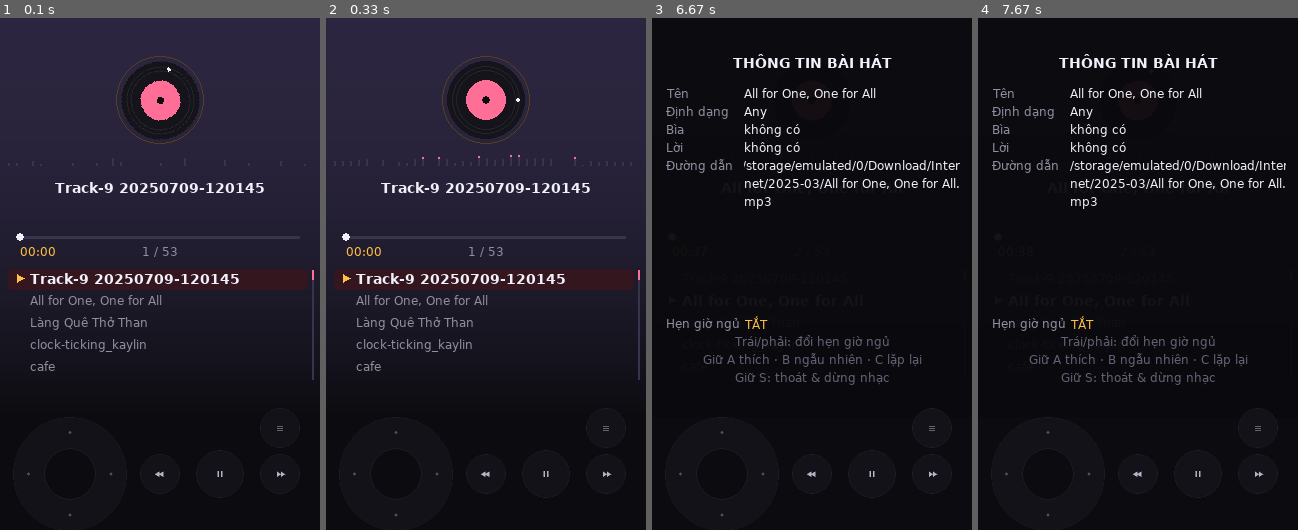
Above: before the commit, frames 1-4 (left to right).
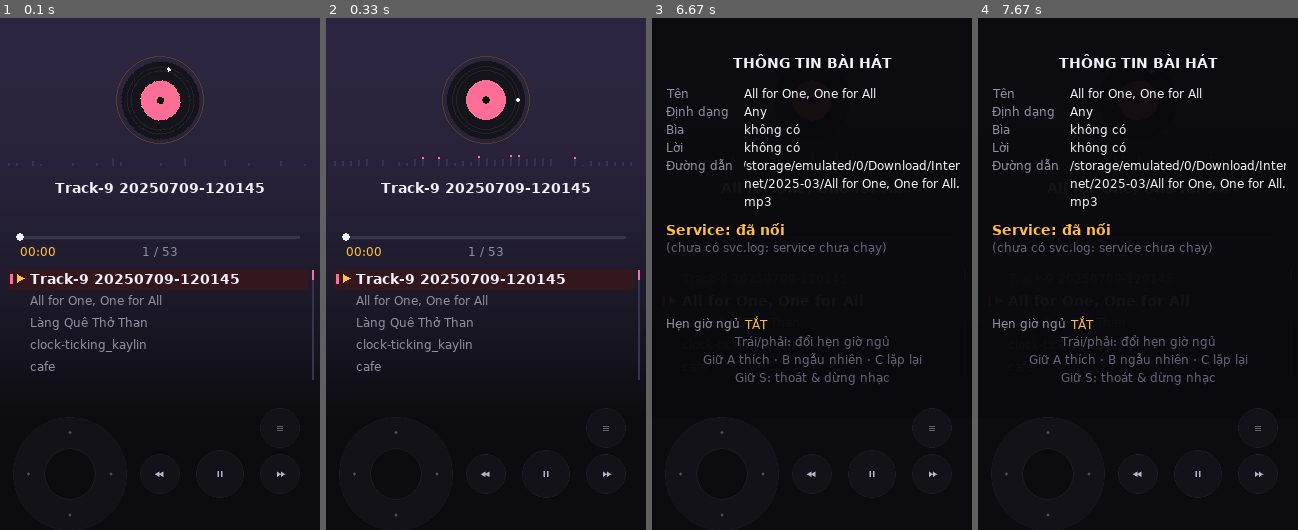
Above: after the commit, the same moments.

Repository: duongvanphi19/pygame-retro-music-player
Game: pygame game, started from main.py
The game is run twice, just before and just after one commit, with the same random seed, the same clock (stepped at 60 frames per second) and the same inputs.
Inputs (mouse positions are in pixels of both pictures, inside the frame that each line leads up to):
- Up to frame 1 (0.1 s): no input
- Up to frame 2 (0.33 s): no input
- Up to frame 3 (6.67 s): click (812, 274) at 0.38 s; click (930, 453) at 0.72 s; press the mouse at (930, 453) at 1.03 s; move the mouse to (863, 427) at 1.13 s; release the mouse at (796, 407) at 1.27 s; click (812, 335) at 1.38 s; click (760, 105) at 1.72 s; click (911, 263) at 2.05 s; click (924, 376) at 2.38 s; click (735, 366) at 2.72 s; click (764, 422) at 3.05 s; click (879, 207) at 3.38 s; click (924, 268) at 3.72 s; click (869, 442) at 4.05 s; press the mouse at (869, 442) at 4.37 s; move the mouse to (802, 402) at 4.47 s; release the mouse at (732, 361) at 4.6 s; press the mouse at (869, 442) at 4.7 s; move the mouse to (783, 314) at 4.8 s; release the mouse at (693, 181) at 4.93 s; click (776, 427) at 5.05 s; click (722, 94) at 5.38 s; click (767, 468) at 5.72 s; click (908, 417) at 6.05 s; click (930, 422) at 6.38 s
- Up to frame 4 (7.67 s): click (1122, 407) at 6.72 s; click (1163, 437) at 7.05 s; click (1122, 427) at 7.38 s

The runs differ from the first frame. In frame 1, less than 0.1% of the frame differs, in the area x 3-5%, y 50-52%; in frame 2, less than 0.1%; in frame 3, 0.8%, in the area x 4-74%, y 40-47%; in frame 4, 0.8%.

Commit message:
Add files via upload

Diff:
--- a/main.py
+++ b/main.py
@@ -496,6 +496,7 @@
 draw_rect, draw_circle, draw_poly, set_clip = pygame.draw.rect, pygame.draw.circle, pygame.draw.polygon, S.set_clip
 randint, rd = random.randint, random.random
 ang, t_save = 0.0, 0
+svc_lines, svc_t = [], -9999
 SLP = (0, 15, 30, 60); slp_i = 0
 Y0, BM = 36, 26                                                      # chừa vùng tai thỏ/thanh trạng thái
 DCY, BY, TY, AY, PY, LY0 = Y0 + 46, Y0 + 112, Y0 + 126, Y0 + 148, Y0 + 182, Y0 + 216
@@ -505,6 +506,10 @@
 
 def heart(x, y, col):
     draw_circle(S, col, (x - 2, y), 2); draw_circle(S, col, (x + 2, y), 2); draw_poly(S, col, [(x - 4, y + 1), (x + 4, y + 1), (x, y + 6)])
+
+def svc_log():                                               # vài dòng cuối nhật ký của service
+    try: return open(os.path.join(DATA, "svc.log"), encoding="utf-8", errors="ignore").read()[-500:].strip().split("\n")[-4:]
+    except OSError: return ["(chưa có svc.log: service chưa chạy)"]
 
 def marq(s, col, font, x, y, w, ctr=False):                  # chữ vừa thì vẽ thường; dài thì chạy ngang trong khung w
     sf = T(s, col, font); tw = sf.get_width()
@@ -559,7 +564,9 @@
             else: CFG["rep"] = (CFG["rep"] + 1) % 3; send_mode(); save(); toast("Lặp lại: " + ("TẮT", "TẤT CẢ", "1 BÀI")[CFG["rep"]])
         if k in pad.released and k not in used:
             if k == "A":
-                if N: tx("toggle") if (playing and sel == cur) else tx("play", i=sel)
+                if N:
+                    if not got: toast("Service chưa nối (xem trang Thông tin)")
+                    tx("toggle") if (playing and sel == cur) else tx("play", i=sel)
             else: tx("next" if k == "B" else "prev")
     if "down" in p and N: sel = (sel + 1) % N
     if "up" in p and N: sel = (sel - 1) % N
@@ -643,7 +650,7 @@
             i = top + ri; y = LY0 + ri * 22
             if i == sel:
                 draw_rect(S, (COLOR_ACC[0] // 5, COLOR_ACC[1] // 5, COLOR_ACC[2] // 5), (8, y - 1, 300, 21), border_radius=4)
-                #draw_rect(S, COLOR_ACC, (10, y + 4, 3, 10), border_radius=1)
+                draw_rect(S, COLOR_ACC, (10, y + 4, 3, 10), border_radius=1)
             if i == cur and playing: draw_poly(S, AMB, [(17, y + 4), (17, y + 12), (24, y + 8)])
             if i == sel: marq(names[i], COLOR_FG, FB, 30, y + 1, 250)
             else: blit(T(names[i], COLOR_DIM, F, max_w=250), (30, y + 1))
@@ -662,16 +669,20 @@
             for lb, val in info_rows:
                 if lb: blit(T(lb, COLOR_DIM), (14, y))
                 marq(val, COLOR_FG, F, 92, y, 216); y += 18
-        yy = max(y + 8, H - BM - 76)
+        if now - svc_t > 1000: svc_t = now; svc_lines = svc_log()
+        yl = y + 10; blit(T("Service: " + ("đã nối" if got else "CHƯA NỐI"), AMB if got else COLOR_ACC, FB), (14, yl)); yl += 18
+        for ln in svc_lines:
+            for w_ in wrap(ln, 290, 2): blit(T(w_ or " ", DIM2), (14, yl)); yl += 13
+        yy = max(yl + 6, H - BM - 76)
         blit(T("Hẹn giờ ngủ", COLOR_DIM), (14, yy)); blit(T("%d phút" % sl if sl else "TẮT", AMB), (92, yy))
         centered(T("Trái/phải: đổi hẹn giờ ngủ", DIM2), yy + 18)
         centered(T("Giữ A thích · B ngẫu nhiên · C lặp lại", DIM2), yy + 36)
         centered(T("Giữ S: thoát & dừng nhạc", DIM2), yy + 54)
 
-    if CFG["dbg"] &0:
+    if CFG["dbg"]:
         t1 = "FPS %d | %s | %dx%d | bad %d" % (int(clock.get_fps()), "APK" if APK else "DEV", W, H, len(BAD))
-        blit(T(t1, (10, 10, 10)), (7, 3)); blit(T(t1, (0, 255, 128)), (6, 2))
-        blit(T(scan_status, (10, 10, 10)), (7, 17)); blit(T(scan_status, (255, 200, 0)), (6, 16))
+        #blit(T(t1, (10, 10, 10)), (7, 3)); blit(T(t1, (0, 255, 128)), (6, 2))
+        blit(T(scan_status, (10, 10, 10)), (7, 3)); blit(T(scan_status, (255, 200, 0)), (6, 2))
 
     if toast_t:                                              # thông báo nhỏ ở mọi trang
         tt = T(TOAST, (16, 16, 24), FB); rc = tt.get_rect(center=(160, H - BM - 16))
